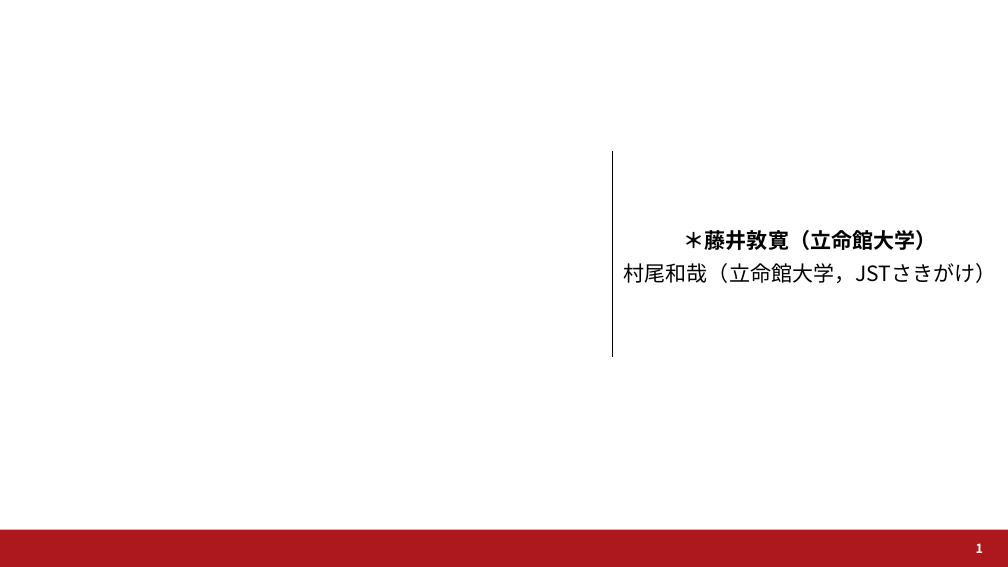
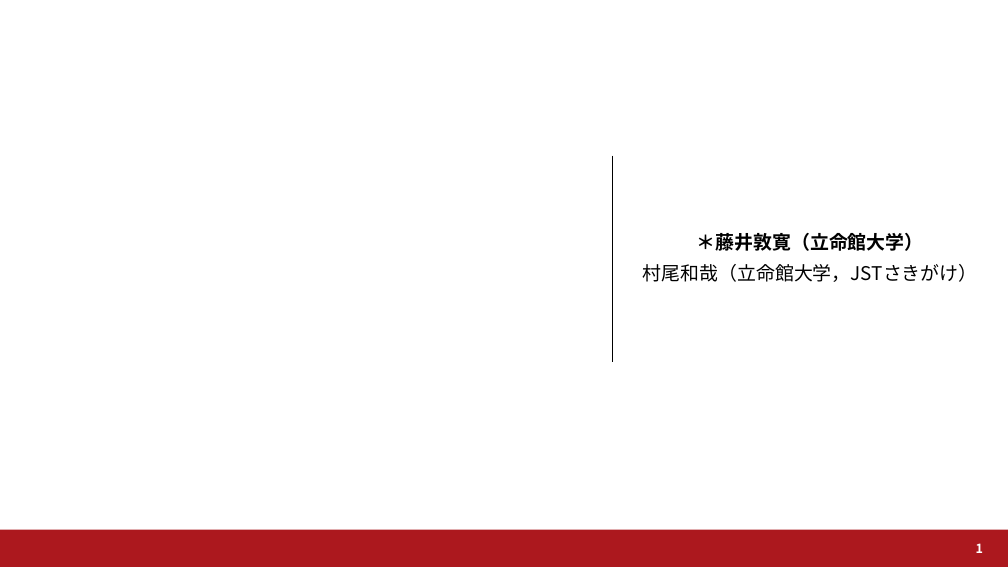
Before and after one commit to a2h1r0/lab, a slide deck: slide 1 of paper/Rits_Format_PowerPoint.pptx. Drawn at 1008x567 pixels with LibreOffice and Linux fonts; fonts in the diff are those of the drawing; background and template pictures are left out. Boxes give left, top, right and bottom in pixels: in the first picture for what was removed or moved away, otherwise in the second. Text is boxed around its words. In the diff, an @@ line names an element or a change of style, - is before the commit and + after.

```diff
--- a/paper/Rits_Format_PowerPoint.pptx
+++ b/paper/Rits_Format_PowerPoint.pptx
@@ subtitle "＊藤井敦寛（立命館大学）" at bbox=[643, 233, 978, 282]: size 20 to 18 pt @@
```
Also in this commit, not shown: 1 other file.
